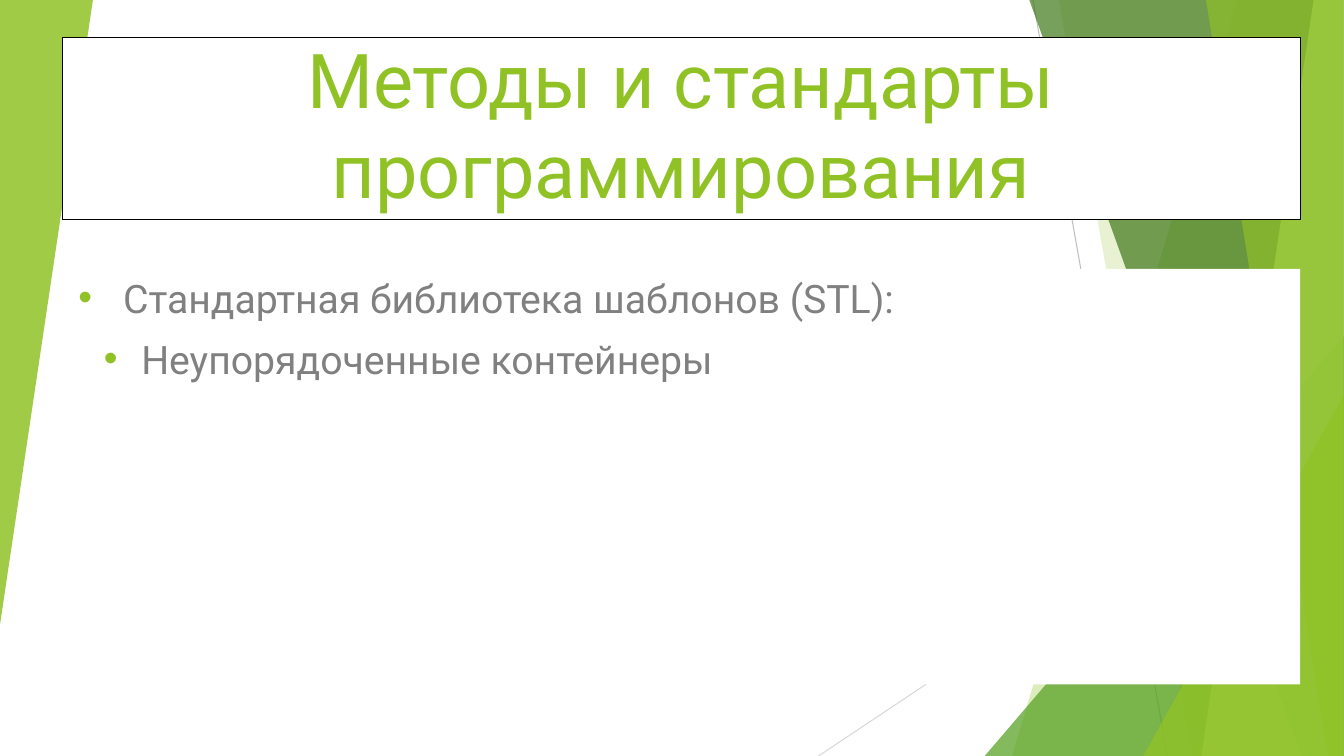
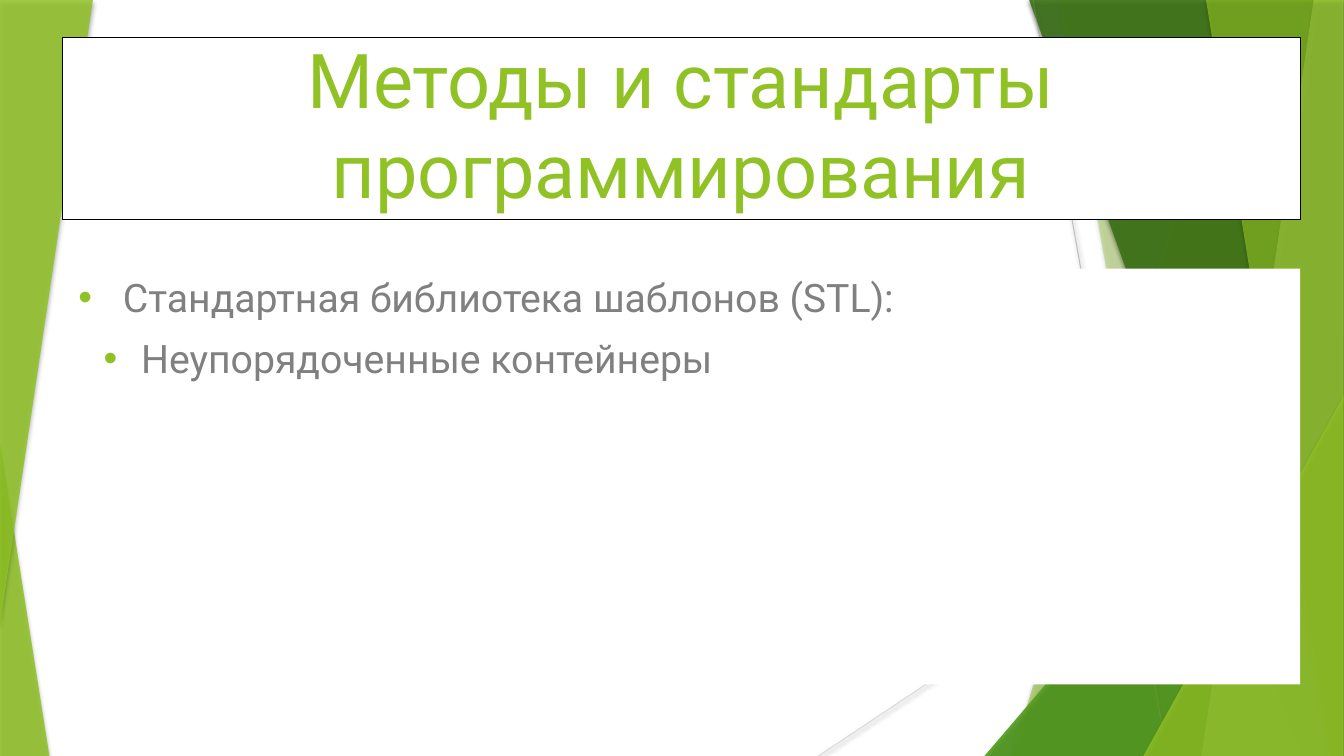
Before and after one commit to WhiteCatStudies/lectures, a slide deck: slide 1 of pt2/lectures/lecture4/lecture4.pptx. Drawn at 1344x756 pixels with LibreOffice and Linux fonts; fonts in the diff are those of the drawing. Boxes give left, top, right and bottom in pixels: in the first picture for what was removed or moved away, otherwise in the second. Text is boxed around its words. In the diff, an @@ line names an element or a change of style, - is before the commit and + after.

```diff
--- a/pt2/lectures/lecture4/lecture4.pptx
+++ b/pt2/lectures/lecture4/lecture4.pptx
@@ shadow on in 7 elements at (1012,0,1344,756), (985,336,1344,756), (1029,0,1344,756), (1202,0,1344,756), (1206,0,1344,756), (1143,396,1344,756), (0,0,93,625) @@
@@ line (1033, 0) - (1168, 756): stroke #BFBFBF 0.75 pt to #BFBFBF 0.74 pt @@
@@ freeform shape at (1059,0,1344,756): shadow on; outline redrawn @@
@@ line (1344, 406) - (819, 756): stroke #D9D9D9 0.75 pt to #D9D9D9 0.74 pt @@
@@ group added at (985,0,1344,756): 5 freeform shapes, 2 triangles @@
@@ triangle added at (0,443,49,756), fill #90C226 at 85% opacity @@
```
Also in this commit, not shown: 14 other slides changed, 1 slide added, 1 slide removed, 17 other files.
